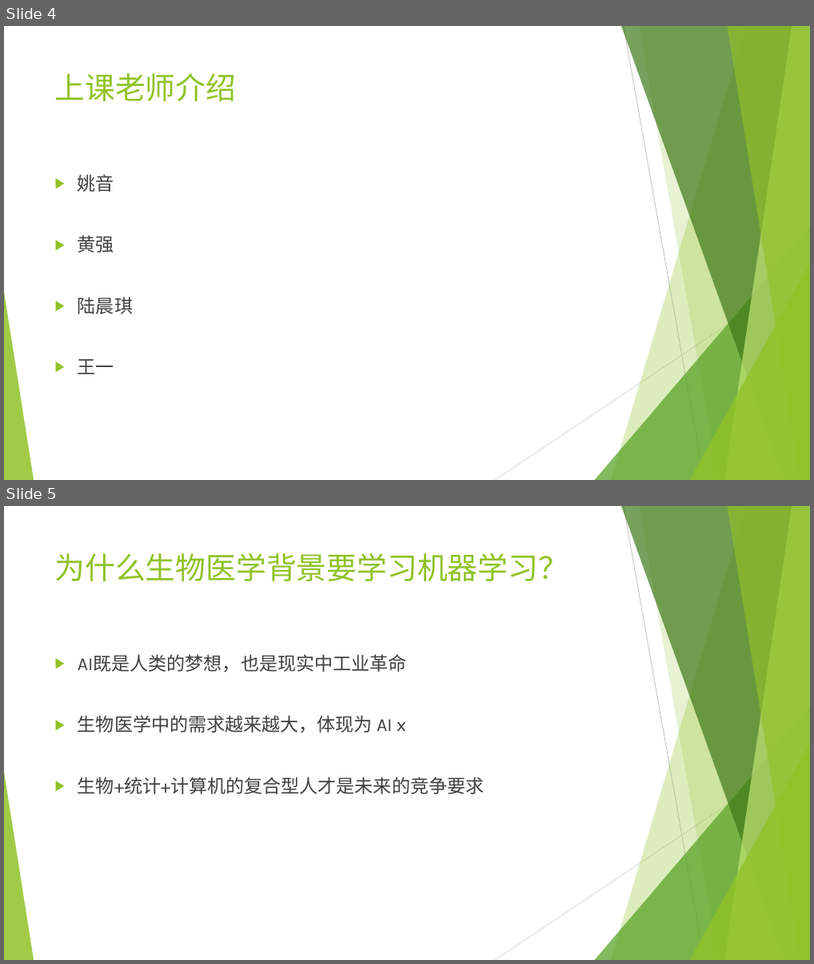
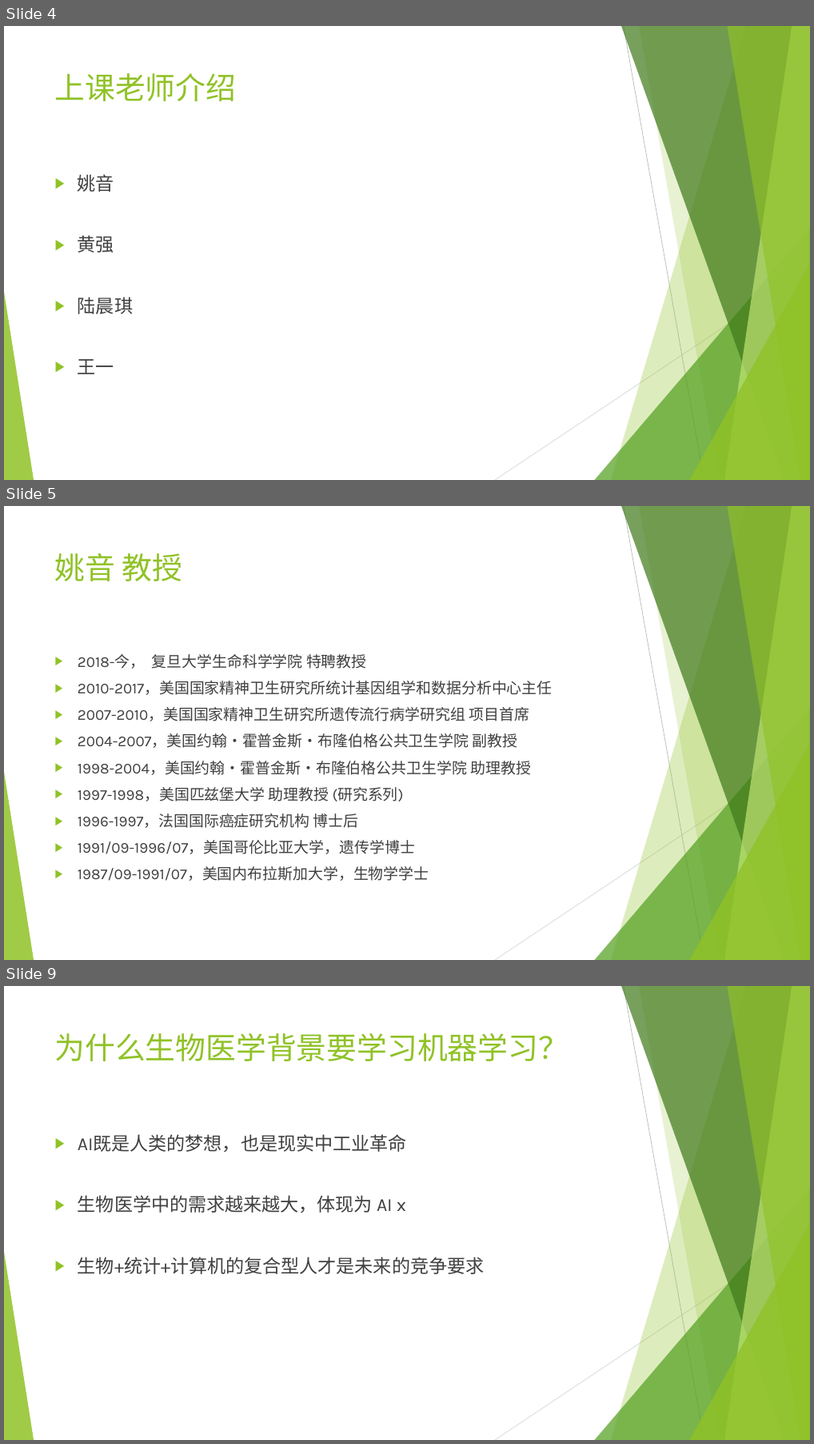
Before and after one commit to wangyi-fudan/BIOL130173, a slide deck: 0_why_and_how.pptx. Shown one above the other, each under a label of ours: slides 4 and 5 before the commit, slides 4, 5 and 9 after it; the slides between them are not shown. The pictures are 814x964 and 814x1444 pixels, drawn with LibreOffice and Linux fonts; fonts in the diff are those of the drawing. Boxes give left, top, right and bottom in pixels: in the first picture for what was removed or moved away, otherwise in the second. Text is boxed around its words. In the diff, an @@ line names an element or a change of style, - is before the commit and + after.

```diff
--- a/0_why_and_how.pptx
+++ b/0_why_and_how.pptx
@@ slide 5 added at (x1=4, y1=506, x2=810, y2=960), background #FFFFFF; not listed: 10 template elements that a slide beside it also shows @@
@@ title added at (x1=55, y1=553, x2=183, y2=581), 36 pt, text #90C226 @@
+姚音 教授
@@ text added at (x1=78, y1=654, x2=553, y2=880), 18 pt, text #404040 @@
+▶ 2018-今， 复旦大学生命科学学院 特聘教授
+▶ 2010-2017，美国国家精神卫生研究所统计基因组学和数据分析中心主任
+▶ 2007-2010，美国国家精神卫生研究所遗传流行病学研究组 项目首席
+▶ 2004-2007，美国约翰•霍普金斯•布隆伯格公共卫生学院 副教授
+▶ 1998-2004，美国约翰•霍普金斯•布隆伯格公共卫生学院 助理教授
+▶ 1997-1998，美国匹兹堡大学 助理教授 (研究系列)
+▶ 1996-1997，法国国际癌症研究机构 博士后
+▶ 1991/09-1996/07，美国哥伦比亚大学，遗传学博士
+▶ 1987/09-1991/07，美国内布拉斯加大学，生物学学士
@@ what was slide 5 is now slide 9 @@
```
Also in this commit, not shown: 1 slide changed, 3 other slides added.
